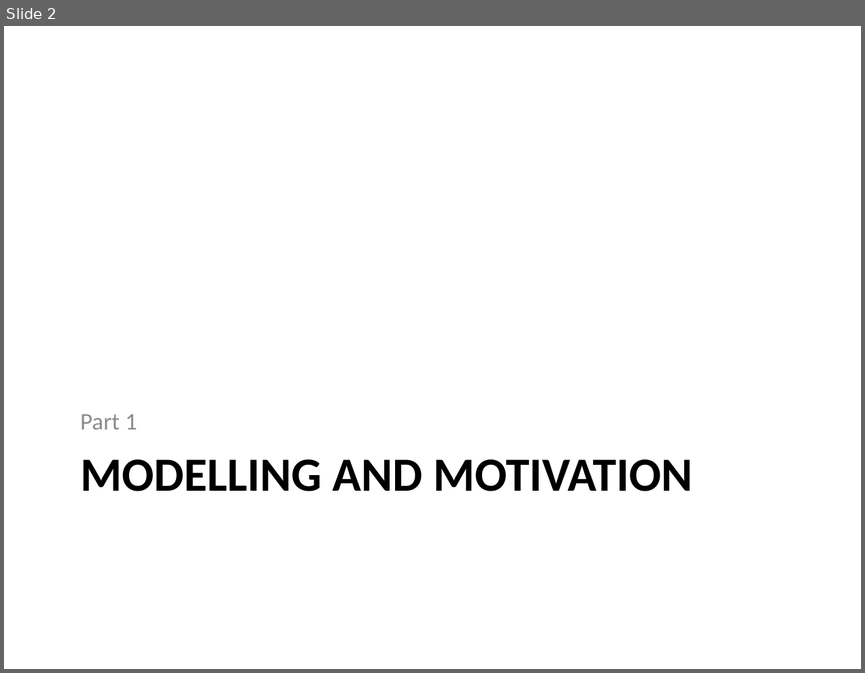
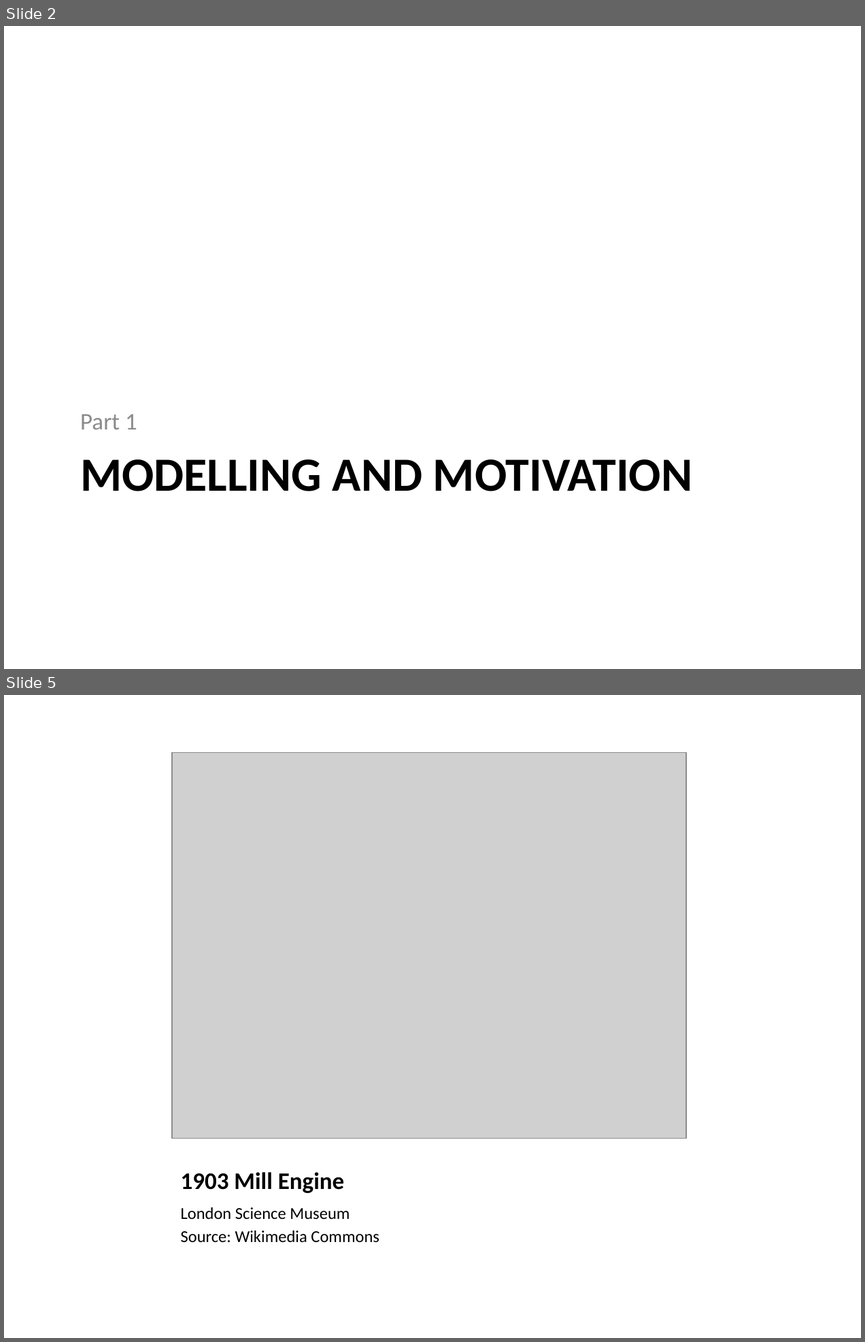
Before and after one commit to gian/defense, a slide deck: PhDDefense.pptx. Shown one above the other, each under a label of ours: slide 2 before the commit, slides 2 and 5 after it; the slides between them are not shown. The pictures are 865x673 and 865x1342 pixels, drawn with LibreOffice and Linux fonts; fonts in the diff are those of the drawing; grey boxes stand for pictures. Boxes give left, top, right and bottom in pixels: in the first picture for what was removed or moved away, otherwise in the second. Text is boxed around its words. In the diff, an @@ line names an element or a change of style, - is before the commit and + after.

```diff
--- a/PhDDefense.pptx
+++ b/PhDDefense.pptx
@@ slide 5 added at bbox=[4, 695, 861, 1338], background #FFFFFF @@
@@ picture added at bbox=[172, 752, 686, 1138] @@
@@ title added at bbox=[181, 1172, 345, 1193], 20 pt, text #000000, bold @@
+1903 Mill Engine
@@ text added at bbox=[181, 1207, 379, 1242], 14 pt, text #000000 @@
+London Science Museum
+Source: Wikimedia Commons
```
Also in this commit, not shown: 14 other slides added.
